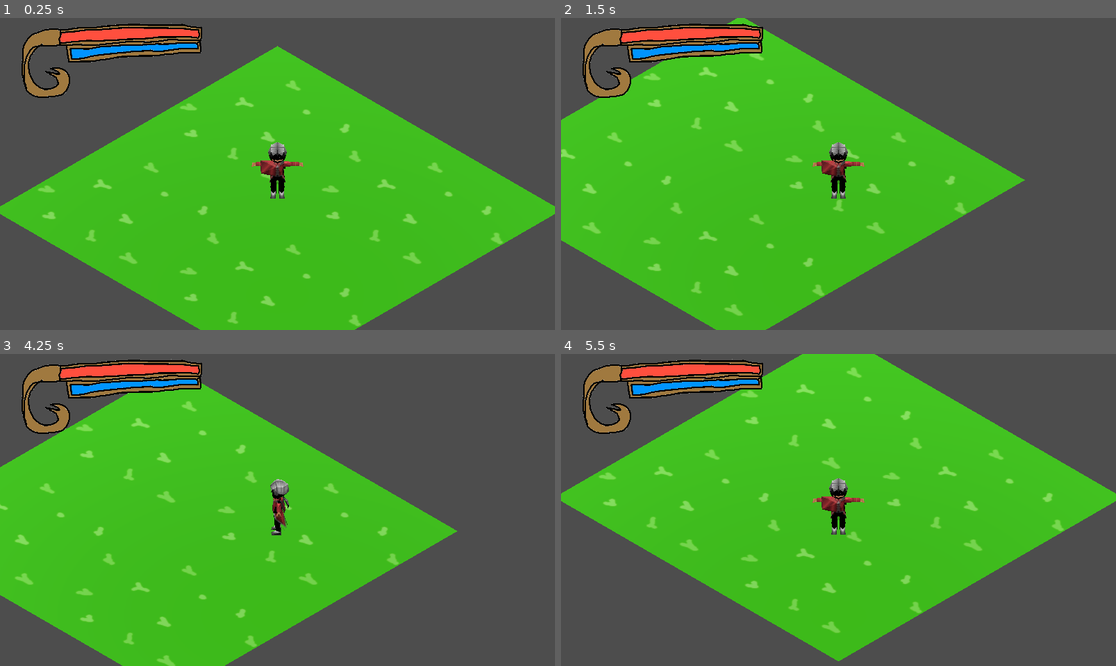
Above: before the commit, frames 1-4 (two rows, left to right).
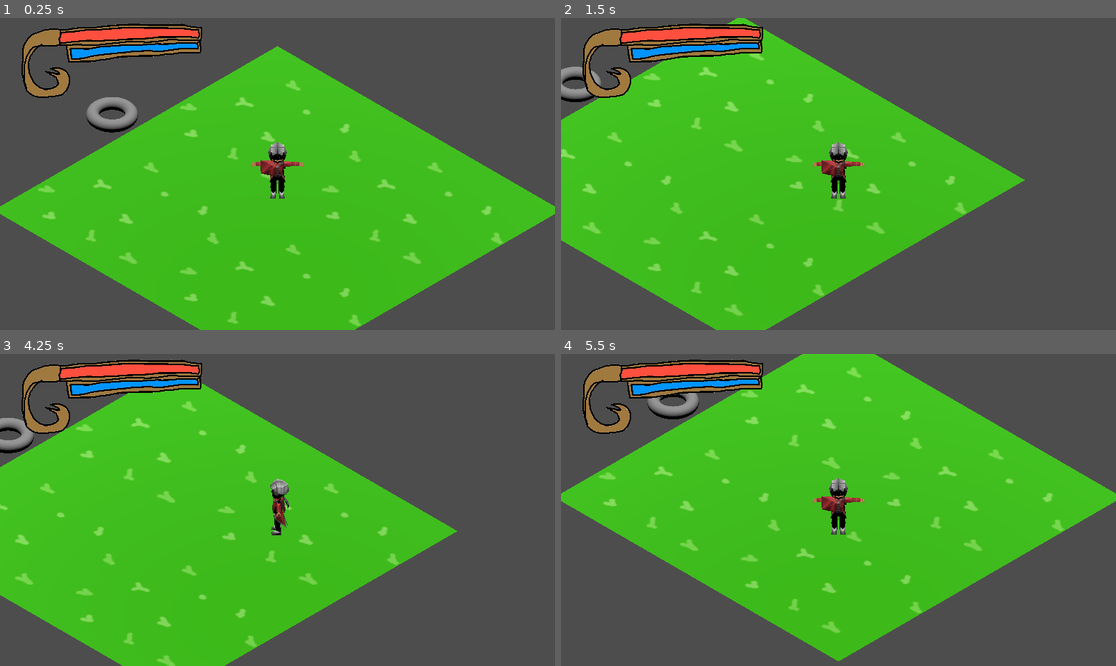
Above: after the commit, the same moments.

Repository: hcthoemmes/cathartic-casting-compulsion
Game: Godot game, scene res://Scenes/world_root.tscn
The game is run twice, just before and just after one commit, with the same random seed, the same clock (stepped at 60 frames per second) and the same inputs.
Inputs:
- Up to frame 1 (0.25 s): no input
- Up to frame 2 (1.5 s): hold D (east) 0.53-1.28 s; hold S (south) from 1.28 s (still down)
- Up to frame 3 (4.25 s): release S (south) at 2.03 s; hold D (east) 2.03-2.78 s; hold W (north) 2.78-3.53 s; hold A (west) from 3.53 s (still down)
- Up to frame 4 (5.5 s): release A (west) at 5.03 s; hold S (south) from 5.03 s (still down)

The runs differ from the first frame. In frame 1, 0.6% of the frame differs, in the area x 15-25%, y 25-37%; in frame 2, 0.4%; in frame 3, 0.4%; in frame 4, 0.4%.

Commit message:
Controller snapping

Diff:
--- /dev/null
+++ b/Resources/holemesh.tres
@@ -0,0 +1,3 @@
+[gd_resource type="TorusMesh" format=3 uid="uid://gq0m4ij6k2fo"]
+
+[resource]
--- a/Scenes/angelo.tscn
+++ b/Scenes/angelo.tscn
@@ -382,6 +382,6 @@
 
 [node name="LightmapGI" type="LightmapGI" parent="."]
 
-[node name="CollisionShape3D" type="CollisionShape3D" parent="."]
+[node name="CapsuleShape" type="CollisionShape3D" parent="."]
 transform = Transform3D(1, 0, 0, 0, 1, 0, 0, 0, 1, 0, 1, 0)
 shape = SubResource("CapsuleShape3D_4c21v")
--- a/Scenes/fishing.gd
+++ b/Scenes/fishing.gd
@@ -9,7 +9,8 @@
 func _physics_process(delta: float) -> void:
 	# if fish is pulling, player can attempt to reel it in
 	if fish.status == "pulling":
-		reel_direction = Input.get_vector("west", "east", "north", "south")
+		# Snap to nearest unit vector for controller input
+		reel_direction = Input.get_vector("west", "east", "north", "south").snapped(Vector2(1,1)).normalized()
 	elif fish.status == "waiting":
 		start_round()
 
--- a/Scenes/world_root.tscn
+++ b/Scenes/world_root.tscn
@@ -1,11 +1,15 @@
-[gd_scene load_steps=6 format=3 uid="uid://dd6ja7rjfssot"]
+[gd_scene load_steps=8 format=3 uid="uid://dd6ja7rjfssot"]
 
 [ext_resource type="PackedScene" uid="uid://7djbde0b07qh" path="res://Scenes/angelo.tscn" id="1_y8phq"]
 [ext_resource type="PlaneMesh" uid="uid://dym55y8w2tm52" path="res://Resources/floormesh.tres" id="2_dh6nh"]
 [ext_resource type="Texture2D" uid="uid://fwf2dwcjm7ro" path="res://Healthedness.png" id="3_du0hl"]
 [ext_resource type="Material" uid="uid://dt3df25vq5kpv" path="res://Resources/groundmaterial.tres" id="3_igpd5"]
+[ext_resource type="TorusMesh" uid="uid://gq0m4ij6k2fo" path="res://Resources/holemesh.tres" id="5_uakgf"]
 
 [sub_resource type="WorldBoundaryShape3D" id="WorldBoundaryShape3D_favqm"]
+
+[sub_resource type="BoxShape3D" id="BoxShape3D_t731x"]
+size = Vector3(3, 3, 3)
 
 [node name="WorldRoot" type="StaticBody3D"]
 
@@ -40,3 +44,13 @@
 position = Vector2(260, 101)
 scale = Vector2(0.2, 0.2)
 texture = ExtResource("3_du0hl")
+
+[node name="FishinHole" type="Area3D" parent="."]
+transform = Transform3D(1, 0, 0, 0, 1, 0, 0, 0, 1, 9, 0, 0)
+
+[node name="CollisionShape3D" type="CollisionShape3D" parent="FishinHole"]
+transform = Transform3D(1, 0, 0, 0, 1, 0, 0, 0, 1, -1, 1, 0)
+shape = SubResource("BoxShape3D_t731x")
+
+[node name="MeshInstance3D" type="MeshInstance3D" parent="FishinHole"]
+mesh = ExtResource("5_uakgf")
--- a/project.godot
+++ b/project.godot
@@ -25,23 +25,38 @@
 "deadzone": 0.5,
 "events": [Object(InputEventKey,"resource_local_to_scene":false,"resource_name":"","device":-1,"window_id":0,"alt_press …(192 unchanged characters)…
 , Object(InputEventJoypadMotion,"resource_local_to_scene":false,"resource_name":"","device":-1,"axis":1,"axis_value":-1.0,"script":null)
+, Object(InputEventJoypadButton,"resource_local_to_scene":false,"resource_name":"","device":-1,"button_index":11,"pressure":0.0,"pressed":true,"script":null)
+, Object(InputEventKey,"resource_local_to_scene":false,"resource_name":"","device":-1,"window_id":0,"alt_pressed":false,"shift_pressed":false,"ctrl_pressed":false,"meta_pressed":false,"pressed":false,"keycode":0,"physical_keycode":4194320,"key_label":0,"unicode":0,"location":0,"echo":false,"script":null)
 ]
 }
 south={
 "deadzone": 0.5,
 "events": [Object(InputEventKey,"resource_local_to_scene":false,"resource_name":"","device":-1,"window_id":0,"alt_press …(192 unchanged characters)…
 , Object(InputEventJoypadMotion,"resource_local_to_scene":false,"resource_name":"","device":-1,"axis":1,"axis_value":1.0,"script":null)
+, Object(InputEventJoypadButton,"resource_local_to_scene":false,"resource_name":"","device":-1,"button_index":12,"pressure":0.0,"pressed":true,"script":null)
+, Object(InputEventKey,"resource_local_to_scene":false,"resource_name":"","device":-1,"window_id":0,"alt_pressed":false,"shift_pressed":false,"ctrl_pressed":false,"meta_pressed":false,"pressed":false,"keycode":0,"physical_keycode":4194322,"key_label":0,"unicode":0,"location":0,"echo":false,"script":null)
 ]
 }
 east={
 "deadzone": 0.5,
 "events": [Object(InputEventKey,"resource_local_to_scene":false,"resource_name":"","device":-1,"window_id":0,"alt_press …(192 unchanged characters)…
 , Object(InputEventJoypadMotion,"resource_local_to_scene":false,"resource_name":"","device":-1,"axis":0,"axis_value":1.0,"script":null)
+, Object(InputEventJoypadButton,"resource_local_to_scene":false,"resource_name":"","device":-1,"button_index":14,"pressure":0.0,"pressed":true,"script":null)
+, Object(InputEventKey,"resource_local_to_scene":false,"resource_name":"","device":-1,"window_id":0,"alt_pressed":false,"shift_pressed":false,"ctrl_pressed":false,"meta_pressed":false,"pressed":false,"keycode":0,"physical_keycode":4194321,"key_label":0,"unicode":0,"location":0,"echo":false,"script":null)
 ]
 }
 west={
 "deadzone": 0.5,
 "events": [Object(InputEventKey,"resource_local_to_scene":false,"resource_name":"","device":-1,"window_id":0,"alt_press …(191 unchanged characters)…
 , Object(InputEventJoypadMotion,"resource_local_to_scene":false,"resource_name":"","device":-1,"axis":0,"axis_value":-1.0,"script":null)
+, Object(InputEventJoypadButton,"resource_local_to_scene":false,"resource_name":"","device":-1,"button_index":13,"pressure":0.0,"pressed":true,"script":null)
+, Object(InputEventKey,"resource_local_to_scene":false,"resource_name":"","device":-1,"window_id":0,"alt_pressed":false,"shift_pressed":false,"ctrl_pressed":false,"meta_pressed":false,"pressed":false,"keycode":0,"physical_keycode":4194319,"key_label":0,"unicode":0,"location":0,"echo":false,"script":null)
 ]
 }
+use={
+"deadzone": 0.2,
+"events": [Object(InputEventJoypadButton,"resource_local_to_scene":false,"resource_name":"","device":-1,"button_index":0,"pressure":0.0,"pressed":true,"script":null)
+, Object(InputEventKey,"resource_local_to_scene":false,"resource_name":"","device":-1,"window_id":0,"alt_pressed":false,"shift_pressed":false,"ctrl_pressed":false,"meta_pressed":false,"pressed":false,"keycode":0,"physical_keycode":90,"key_label":0,"unicode":122,"location":0,"echo":false,"script":null)
+, Object(InputEventKey,"resource_local_to_scene":false,"resource_name":"","device":-1,"window_id":0,"alt_pressed":false,"shift_pressed":false,"ctrl_pressed":false,"meta_pressed":false,"pressed":false,"keycode":0,"physical_keycode":74,"key_label":0,"unicode":106,"location":0,"echo":false,"script":null)
+]
+}
Not shown: 1 places in Scenes/CameraRig.tscn that only renumber resources
Not shown: 1 places in Scenes/angelo.tscn that only renumber resources
